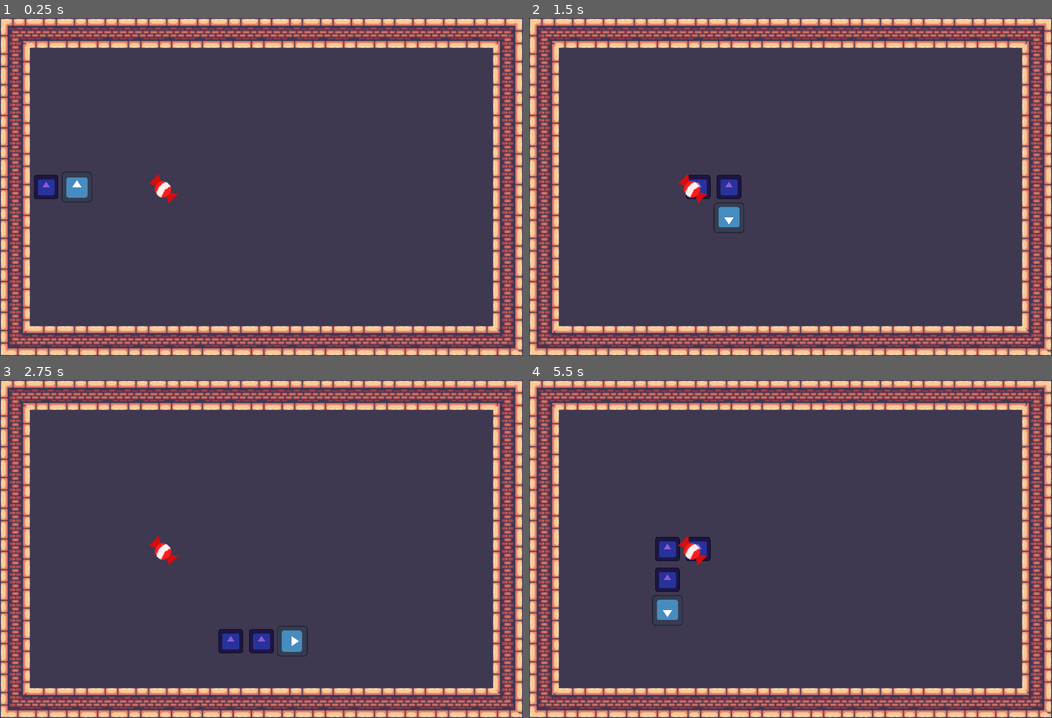
Above: before the commit, frames 1-4 (two rows, left to right).
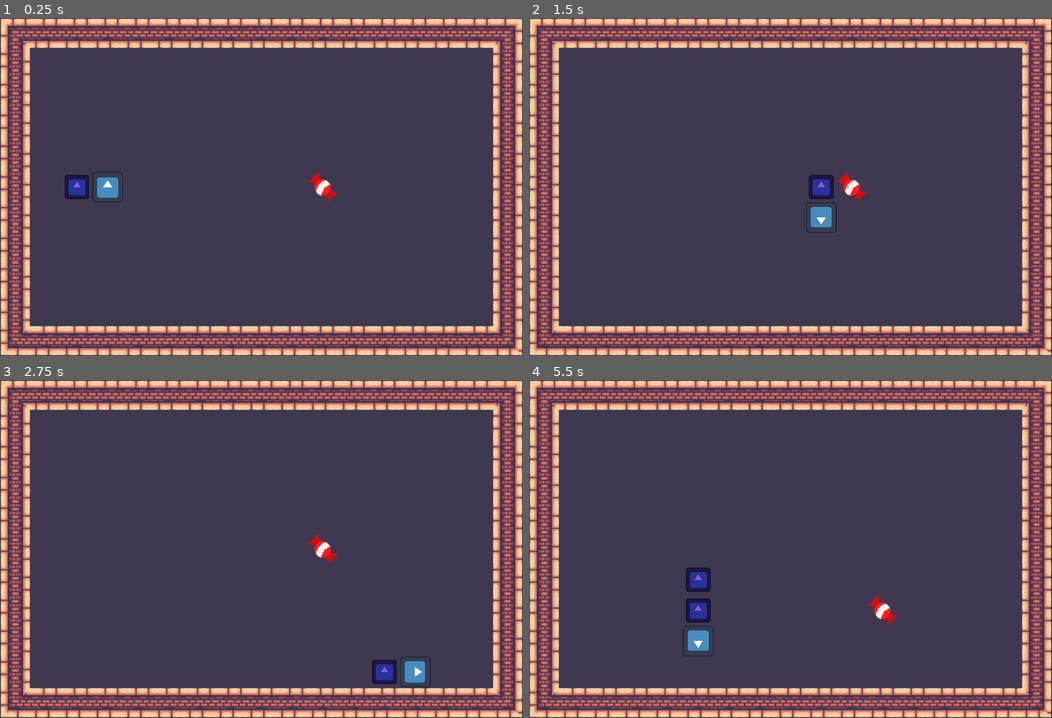
Above: after the commit, the same moments.

Repository: panmpan17/GodotPlayground
Game: Godot game, scene res://Game.tscn
Two runs of this game, one before a commit and one after it. Both use one fixed random seed, a clock stepped at 60 frames per second and the inputs below. The engine's default icon, where the game draws it, is replaced by a stand-in: a white triangle on a blue panel in a dark square.
Inputs:
- Up to frame 1 (0.25 s): no input
- Up to frame 2 (1.5 s): hold D (move_right) 0.53-1.28 s; hold S (move_down) from 1.28 s (still down)
- Up to frame 3 (2.75 s): release S (move_down) at 2.03 s; hold D (move_right) from 2.03 s (still down)
- Up to frame 4 (5.5 s): release D (move_right) at 2.78 s; hold W (move_up) 2.78-3.53 s; hold A (move_left) 3.53-5.03 s; hold S (move_down) from 5.03 s (still down)

The runs differ from the first frame. In frame 1, 1.4% of the frame differs, in the area x 6-65%, y 45-55%; in frame 2, 1.8%; in frame 3, 2.0%; in frame 4, 2.5%, in the area x 23-71%, y 46-82%.

Commit message:
Add player revive
Add audio

Diff:
--- a/Game.tscn
+++ b/Game.tscn
@@ -1,10 +1,15 @@
-[gd_scene load_steps=4 format=3 uid="uid://d04ayi2dlxd0t"]
+[gd_scene load_steps=5 format=3 uid="uid://d04ayi2dlxd0t"]
 
+[ext_resource type="Script" path="res://SnakeGame.gd" id="1_eqfr2"]
 [ext_resource type="PackedScene" uid="uid://df8080bst8p76" path="res://Tiles/tile_map.tscn" id="1_r8a7d"]
 [ext_resource type="PackedScene" uid="uid://dkbopw2tpx4sj" path="res://Prefabs/SnakeHead.tscn" id="2_lmit5"]
 [ext_resource type="PackedScene" uid="uid://bd1y868ffnbnb" path="res://Prefabs/Candy.tscn" id="3_v7hab"]
 
-[node name="Game" type="Node2D"]
+[node name="Game" type="Node2D" node_paths=PackedStringArray("candy")]
+script = ExtResource("1_eqfr2")
+candy = NodePath("Candy")
+candyStartPosition = Vector2i(32, 32)
+candyEndPosition = Vector2i(450, 288)
 
 [node name="TileMap" parent="." instance=ExtResource("1_r8a7d")]
 
@@ -13,3 +18,6 @@
 
 [node name="Candy" parent="." instance=ExtResource("3_v7hab")]
 position = Vector2(170, 178)
+
+[connection signal="dead" from="SnakeHead" to="." method="_on_snake_head_dead"]
+[connection signal="eat_candy" from="SnakeHead" to="." method="_on_snake_head_eat_candy"]
--- a/Prefabs/SnakeHead.gd
+++ b/Prefabs/SnakeHead.gd
@@ -5,6 +5,7 @@
 const DownRotationeDegree = 180
 const LeftRotationDegree = 270
 
+signal eat_candy
 signal dead
 
 @export
@@ -23,6 +24,13 @@
 @export
 var bodySpacing  := 32.0
 
+@export
+var audioPlayer : AudioStreamPlayer
+
+@export var turnSound : AudioStream
+@export var pickupSound : AudioStream
+@export var hitWallSound : AudioStream
+
 var bodyPrefab : PackedScene
 
 
@@ -37,6 +45,8 @@
 var spawnNewBody : bool = false
 #var t : Node2D
 
+var originalPosition : Vector2 = Vector2(0, 0)
+
 
 func _ready():
 	bodyPrefab = preload("res://Prefabs/SnakeBody.tscn")
@@ -45,6 +55,8 @@
 	add_child(newBody)
 	bodies.append(newBody)
 	newBody.global_position.x = global_position.x - bodySpacing
+
+	originalPosition = t.global_position
 
 
 func _process(delta):
@@ -62,6 +74,9 @@
 	if newDirection != direction:
 		t.rotation_degrees = rotationDegree
 		direction = newDirection
+
+		audioPlayer.stream = turnSound
+		audioPlayer.play()
 
 	UpdateBodyPosition();
 
@@ -106,7 +121,6 @@
 	if spawnNewBody:
 		spawnNewBody = false
 
-		print("Grow")
 		var newBody = bodyPrefab.instantiate()
 		add_child(newBody)
 		bodies.append(newBody)
@@ -123,6 +137,10 @@
 func _on_area_2d_area_entered(area):
 	if area.is_in_group("Candy"):
 		spawnNewBody = true
+		eat_candy.emit()
+
+		audioPlayer.stream = pickupSound
+		audioPlayer.play()
 		return
 
 	if area.is_in_group("Body"):
@@ -132,3 +150,26 @@
 func HandleDeath():
 	isDead = true
 	dead.emit()
+
+	audioPlayer.stream = hitWallSound
+	audioPlayer.play()
+
+func HandleRevive():
+	isDead = false
+	timer = 0
+
+	direction = Vector2(1, 0)
+	newDirection = Vector2(1, 0)
+	t.rotation_degrees = RightRotationDegree
+	rotationDegree = RightRotationDegree
+
+	t.global_position = originalPosition
+
+	for body in bodies:
+		body.queue_free()
+	bodies.clear()
+
+	var newBody = bodyPrefab.instantiate()
+	add_child(newBody)
+	bodies.append(newBody)
+	newBody.global_position.x = global_position.x - bodySpacing
--- a/Prefabs/SnakeHead.tscn
+++ b/Prefabs/SnakeHead.tscn
@@ -1,16 +1,23 @@
-[gd_scene load_steps=5 format=3 uid="uid://dkbopw2tpx4sj"]
+[gd_scene load_steps=8 format=3 uid="uid://dkbopw2tpx4sj"]
 
 [ext_resource type="Script" path="res://Prefabs/SnakeHead.gd" id="1_law04"]
 [ext_resource type="Texture2D" uid="uid://bdwv5xirykkbk" path="res://icon.svg" id="1_q2fuk"]
+[ext_resource type="AudioStream" uid="uid://b31uokacwvj2y" path="res://Audios/jump.wav" id="2_rsht2"]
 [ext_resource type="Script" path="res://Prefabs/Area2DObserver.gd" id="3_vujju"]
+[ext_resource type="AudioStream" uid="uid://u2f205m7mm6r" path="res://Audios/hitHurt.wav" id="4_inler"]
+[ext_resource type="AudioStream" uid="uid://1q7nmwrp5ewx" path="res://Audios/pickupCoin.wav" id="4_j3py1"]
 
 [sub_resource type="RectangleShape2D" id="RectangleShape2D_cutec"]
 size = Vector2(32, 32)
 
-[node name="SnakeHead" type="Node2D" node_paths=PackedStringArray("t")]
+[node name="SnakeHead" type="Node2D" node_paths=PackedStringArray("t", "audioPlayer")]
 script = ExtResource("1_law04")
 t = NodePath("Area2D")
-timeForward = 0.25
+timeForward = 0.18
+audioPlayer = NodePath("PickUpCandy")
+turnSound = ExtResource("2_rsht2")
+pickupSound = ExtResource("4_j3py1")
+hitWallSound = ExtResource("4_inler")
 
 [node name="Area2D" type="Area2D" parent="."]
 script = ExtResource("3_vujju")
@@ -24,5 +31,8 @@
 scale = Vector2(0.25, 0.25)
 texture = ExtResource("1_q2fuk")
 
+[node name="PickUpCandy" type="AudioStreamPlayer" parent="."]
+stream = ExtResource("4_j3py1")
+
 [connection signal="area_entered" from="Area2D" to="." method="_on_area_2d_area_entered"]
 [connection signal="body_entered" from="Area2D" to="." method="_on_area_2d_body_entered"]
--- /dev/null
+++ b/SnakeGame.gd
@@ -0,0 +1,56 @@
+extends Node2D
+
+@export
+var reviveDelay := 3.0
+
+@export
+var candy : Node2D
+
+@export
+var candyStartPosition : Vector2i
+@export
+var candyEndPosition : Vector2i
+@export
+var candyGridSpacing : int = 32
+
+
+
+func _ready():
+	RandomPlaceCandy()
+
+
+func _process(_delta):
+	pass
+
+
+func _on_snake_head_eat_candy():
+	RandomPlaceCandy()
+
+
+func _on_snake_head_dead():
+	DelayRevive()
+
+
+func RandomPlaceCandy():
+	var pos = GetRandomCandyPosition()
+
+	candy.global_position = pos
+
+
+func GetRandomCandyPosition() -> Vector2:
+	var x = RandomRange(candyStartPosition.x, candyEndPosition.x + candyGridSpacing)
+	var y = RandomRange(candyStartPosition.y, candyEndPosition.y + candyGridSpacing)
+
+	return Vector2(
+		(x / candyGridSpacing * candyGridSpacing) + (candyGridSpacing / 2),
+		(y / candyGridSpacing * candyGridSpacing) + (candyGridSpacing / 2))
+
+
+func DelayRevive():
+	await get_tree().create_timer(reviveDelay).timeout
+	var snakeHead = $SnakeHead
+	snakeHead.HandleRevive()
+
+
+func RandomRange(start, end) -> int:
+	return start + randi() % (end - start)
Not shown, added: Audios/hitHurt.wav.import
Not shown, added: Audios/jump.wav.import
Not shown, added: Audios/pickupCoin.wav.import
Not shown, added: Audios/hitHurt.wav
Not shown, added: Audios/jump.wav
Not shown, added: Audios/pickupCoin.wav
